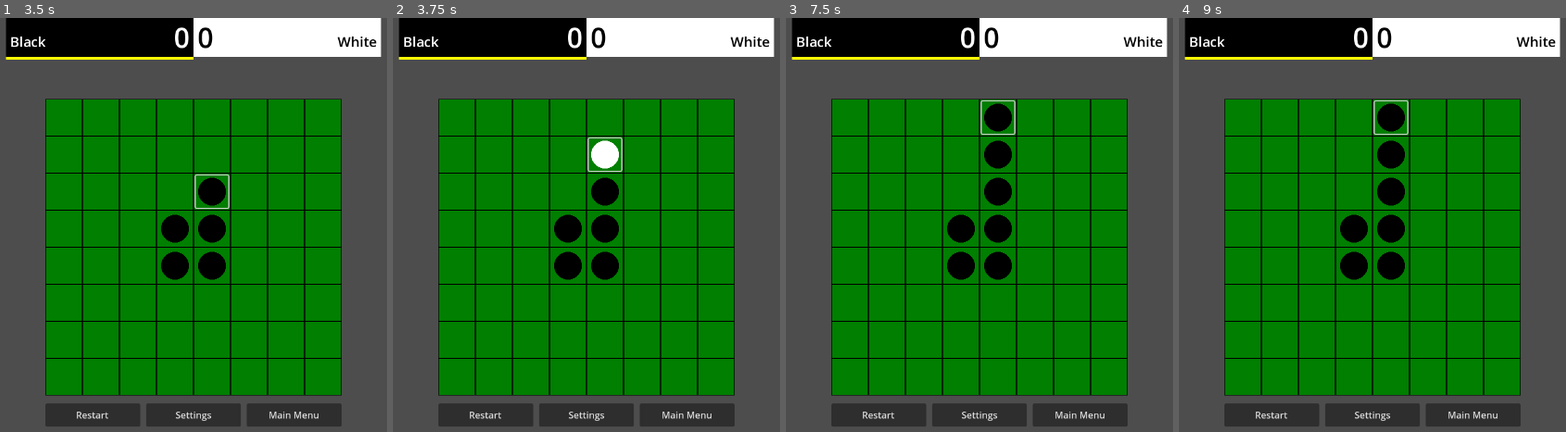
Above: before the commit, frames 1-4 (left to right).
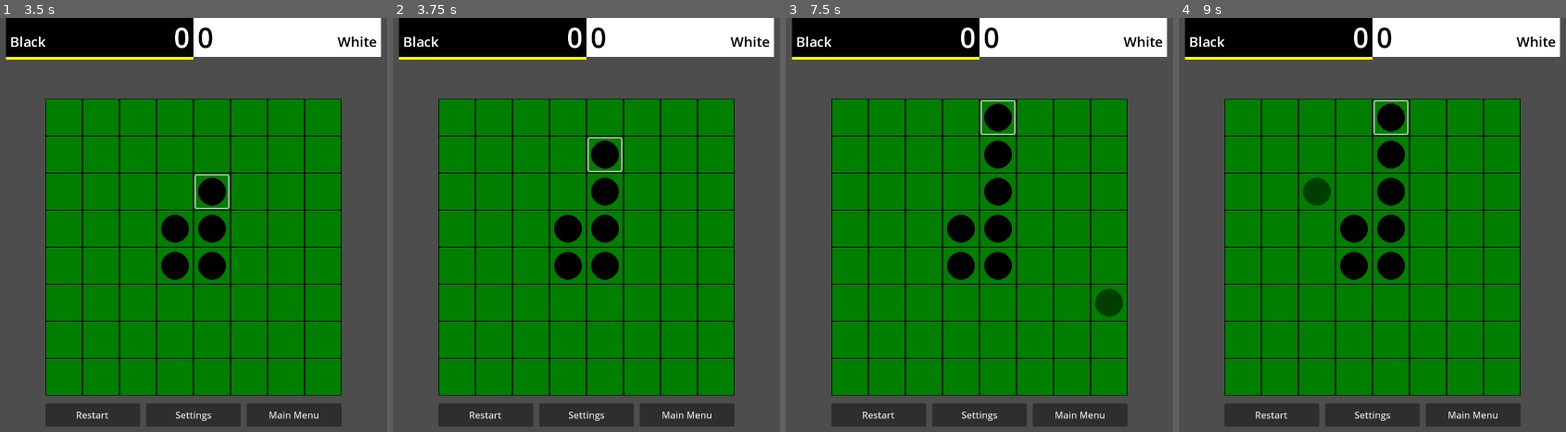
Above: after the commit, the same moments.

Repository: phrasmotica/othello
Game: Godot game, scene res://scenes/game_test.tscn
The game is run twice, just before and just after one commit, with the same random seed, the same clock (stepped at 60 frames per second) and the same inputs. This scene is started directly instead of the project's main scene.
Inputs (mouse positions are in pixels of both pictures, inside the frame that each line leads up to):
- Up to frame 1 (3.5 s): click (92, 415) at 0.5 s, where only the run before the commit has a clickable "Restart"; click (92, 415) at 1.25 s, where only the run before the commit has a clickable "Restart"; click (92, 415) at 2 s, where only the run before the commit has a clickable "Restart"; click (212, 191) at 2.77 s
- Up to frame 2 (3.75 s): click (605, 154) at 3.52 s
- Up to frame 3 (7.5 s): click (998, 117) at 4.27 s; click (1080, 415) at 5 s, where only the run before the commit has a clickable "Main Menu"; click (979, 415) at 5.75 s, where only the run before the commit has a clickable "Settings"; tap Enter at 6.5 s; move the mouse to (940, 307) at 6.52 s; hold C (peek_counter_box) 6.53-7.25 s; click (940, 307) at 6.67 s; tap R (restart_game) at 7.25 s; drag from (outside the picture) to (940, 307) at 7.27 s
- Up to frame 4 (9 s): tap R (restart_game) at 8, 8.75 s; move the mouse to (outside the picture) at 8.02 s; hold C (peek_counter_box) 8.03-8.75 s; click (outside the picture) at 8.17 s; drag from (1411, 225) to (outside the picture) at 8.77 s

Frame 1 is identical in both runs. In frame 2, 0.4% of the frame differs, in the area x 51-59%, y 29-37%; in frame 3, 0.4%; in frame 4, 0.4%.
Error after the commit: Assertion failed. (res://scripts/turn_tracker.gd:33)

Commit message:
Create new scripts for handling cell toggling and calculating whether a colour can play

Diff:
--- a/scenes/3d/othello_game_logic_3d.tscn
+++ b/scenes/3d/othello_game_logic_3d.tscn
@@ -1,28 +1,40 @@
-[gd_scene load_steps=6 format=3 uid="uid://b3axiqvovsmhd"]
+[gd_scene load_steps=8 format=3 uid="uid://b3axiqvovsmhd"]
 
 [ext_resource type="Script" uid="uid://dtjgc407mpgh3" path="res://scripts/3d/othello_game_logic_3d.gd" id="1_npf6s"]
 [ext_resource type="Script" uid="uid://dpt42725pddn0" path="res://scripts/turn_tracker.gd" id="2_1f8ag"]
 [ext_resource type="Script" uid="uid://cu4rk0kb6gu1e" path="res://scripts/othello_score.gd" id="3_3w053"]
 [ext_resource type="Script" uid="uid://bgldw7lgun4h4" path="res://scripts/placement_calculator.gd" id="4_gvn6k"]
+[ext_resource type="Script" uid="uid://cckl4qmamxaj4" path="res://scripts/3d/cell_toggler.gd" id="4_t1fjh"]
 [ext_resource type="Script" uid="uid://voi324so41f4" path="res://scripts/ray_calculator.gd" id="5_o23kq"]
+[ext_resource type="Script" uid="uid://b15f8vhullfdg" path="res://scripts/3d/play_calculator.gd" id="6_fq6kn"]
 
 [node name="OthelloGameLogic3D" type="Node"]
 script = ExtResource("1_npf6s")
 
-[node name="TurnTracker" type="Node" parent="." node_paths=PackedStringArray("placement_calculator")]
+[node name="TurnTracker" type="Node" parent="." node_paths=PackedStringArray("cell_toggler", "play_calculator")]
 unique_name_in_owner = true
 script = ExtResource("2_1f8ag")
-placement_calculator = NodePath("../PlacementCalculator")
+cell_toggler = NodePath("../CellToggler")
+play_calculator = NodePath("../PlayCalculator")
 
 [node name="ScoreTracker" type="Node" parent="."]
 unique_name_in_owner = true
 script = ExtResource("3_3w053")
 
-[node name="PlacementCalculator" type="Node" parent="." node_paths=PackedStringArray("turn_tracker", "ray_calculator")]
+[node name="CellToggler" type="Node" parent="." node_paths=PackedStringArray("placement_calculator")]
+unique_name_in_owner = true
+script = ExtResource("4_t1fjh")
+placement_calculator = NodePath("../PlacementCalculator")
+
+[node name="PlacementCalculator" type="Node" parent="." node_paths=PackedStringArray("ray_calculator")]
 unique_name_in_owner = true
 script = ExtResource("4_gvn6k")
-turn_tracker = NodePath("../TurnTracker")
 ray_calculator = NodePath("../RayCalculator")
+
+[node name="PlayCalculator" type="Node" parent="." node_paths=PackedStringArray("placement_calculator")]
+unique_name_in_owner = true
+script = ExtResource("6_fq6kn")
+placement_calculator = NodePath("../PlacementCalculator")
 
 [node name="RayCalculator" type="Node" parent="."]
 unique_name_in_owner = true
--- /dev/null
+++ b/scripts/3d/cell_toggler.gd
@@ -0,0 +1,26 @@
+class_name CellToggler extends Node
+
+@export
+var placement_calculator: PlacementCalculator
+
+var _board_state: BoardStateData
+
+signal refreshed_cell(idx: int, can_place: bool)
+
+func connect_to_board_3d(board_3d: Board3D) -> void:
+	board_3d.state_changed.connect(_handle_state_changed)
+
+	refreshed_cell.connect(board_3d.enable_cell)
+
+func _handle_state_changed(data: BoardStateData) -> void:
+	_board_state = data
+
+func refresh_for(colour: BoardStateData.CounterType) -> void:
+	# check place-ability under the assumption that we have all of the cells
+	for idx: int in _board_state.cells_data.keys():
+		_refresh_one(colour, idx)
+
+func _refresh_one(colour: BoardStateData.CounterType, idx: int) -> void:
+	var can_place := placement_calculator.can_place(idx, colour)
+
+	refreshed_cell.emit(idx, can_place)
--- a/scripts/3d/othello_game_logic_3d.gd
+++ b/scripts/3d/othello_game_logic_3d.gd
@@ -3,6 +3,12 @@
 
 @export
 var board_3d: Board3D
+
+@onready
+var cell_toggler: CellToggler = %CellToggler
+
+@onready
+var play_calculator: PlayCalculator = %PlayCalculator
 
 func _ready() -> void:
 	_connect_children()
@@ -20,8 +26,14 @@
 
 			score.score_changed.connect(score_changed.emit)
 
+		if cell_toggler:
+			cell_toggler.connect_to_board_3d(board_3d)
+
 		if placement_calculator:
 			placement_calculator.connect_to_board_3d(board_3d)
+
+		if play_calculator:
+			play_calculator.connect_to_board_3d(board_3d)
 
 		if ray_calculator:
 			ray_calculator.connect_to_board_3d(board_3d)
--- /dev/null
+++ b/scripts/3d/play_calculator.gd
@@ -0,0 +1,40 @@
+class_name PlayCalculator extends Node
+
+class AvailablePlays extends Resource:
+	@export
+	var plays: Array[int] = []
+
+	func can_play() -> bool:
+		return plays.size() > 0
+
+@export
+var placement_calculator: PlacementCalculator
+
+var _board_state: BoardStateData
+
+func connect_to_board_3d(board_3d: Board3D) -> void:
+	board_3d.state_changed.connect(_handle_state_changed)
+
+func _handle_state_changed(data: BoardStateData) -> void:
+	_board_state = data
+
+func can_play(colour: BoardStateData.CounterType) -> bool:
+	return _get_plays_for(colour).can_play()
+
+func both_cannot_play() -> bool:
+	return not (
+		can_play(BoardStateData.CounterType.BLACK) or
+		can_play(BoardStateData.CounterType.WHITE)
+	)
+
+func _get_plays_for(colour: BoardStateData.CounterType) -> AvailablePlays:
+	var plays: Array[int] = []
+
+	for idx: int in _board_state.cells_data.keys():
+		if placement_calculator.can_place(idx, colour):
+			plays.append(idx)
+
+	var result := AvailablePlays.new()
+	result.plays = plays
+
+	return result
--- a/scripts/placement_calculator.gd
+++ b/scripts/placement_calculator.gd
@@ -1,70 +1,21 @@
 @tool
 class_name PlacementCalculator extends Node
-
-class AvailablePlays extends Resource:
-	@export
-	var plays: Array[int] = []
-
-	func can_play() -> bool:
-		return plays.size() > 0
-
-@export
-var turn_tracker: TurnTracker
 
 @export
 var ray_calculator: RayCalculator
 
 var _board_state: BoardStateData
 
-signal refreshed_cell(idx: int, can_place: bool)
-
 func connect_to_board(board: Board) -> void:
 	board.state_changed.connect(_handle_state_changed)
-
-	refreshed_cell.connect(board.enable_cell)
 
 func connect_to_board_3d(board_3d: Board3D) -> void:
 	board_3d.state_changed.connect(_handle_state_changed)
 
-	refreshed_cell.connect(board_3d.enable_cell)
-
 func _handle_state_changed(data: BoardStateData) -> void:
 	_board_state = data
 
-func can_play(colour: BoardStateData.CounterType) -> bool:
-	return _get_plays_for(colour).can_play()
-
-func both_cannot_play() -> bool:
-	return not (
-		can_play(BoardStateData.CounterType.BLACK) or
-		can_play(BoardStateData.CounterType.WHITE)
-	)
-
-# HIGH: move all the logic for refreshing the board cells into a new script
-# that sits inside the board scene
-func refresh_for(colour: BoardStateData.CounterType) -> void:
-	# check place-ability under the assumption that we have all of the cells
-	for idx: int in _board_state.cells_data.keys():
-		_refresh_one(colour, idx)
-
-func _refresh_one(colour: BoardStateData.CounterType, idx: int) -> void:
-	var can_place := _can_place(idx, colour)
-
-	refreshed_cell.emit(idx, can_place)
-
-func _get_plays_for(colour: BoardStateData.CounterType) -> AvailablePlays:
-	var plays: Array[int] = []
-
-	for idx: int in _board_state.cells_data.keys():
-		if _can_place(idx, colour):
-			plays.append(idx)
-
-	var result := AvailablePlays.new()
-	result.plays = plays
-
-	return result
-
-func _can_place(idx: int, colour: BoardStateData.CounterType) -> bool:
+func can_place(idx: int, colour: BoardStateData.CounterType) -> bool:
 	var cell_data: BoardCellData = _board_state.cells_data[idx]
 	if cell_data.has_counter():
 		return false
--- a/scripts/turn_tracker.gd
+++ b/scripts/turn_tracker.gd
@@ -12,7 +12,10 @@
 			_broadcast_colour(value)
 
 @export
-var placement_calculator: PlacementCalculator
+var cell_toggler: CellToggler
+
+@export
+var play_calculator: PlayCalculator
 
 const SKIP_TYPES := [TurnType.BLACK_SKIP, TurnType.WHITE_SKIP, TurnType.BOTH_SKIP]
 
@@ -27,7 +30,8 @@
 signal game_ended
 
 func _ready() -> void:
-	assert(placement_calculator)
+	assert(cell_toggler)
+	assert(play_calculator)
 
 	get_tree().root.ready.connect(_start_game)
 
@@ -60,7 +64,7 @@
 	_start_turn()
 
 func _go_to_next_turn() -> void:
-	if placement_calculator.both_cannot_play():
+	if play_calculator.both_cannot_play():
 		print("Both colours cannot play!")
 
 		if _board_3d.is_free():
@@ -87,7 +91,7 @@
 	return BoardStateData.CounterType.BLACK
 
 func _compute_type(colour: BoardStateData.CounterType) -> TurnType:
-	var has_plays := placement_calculator.can_play(colour)
+	var has_plays := play_calculator.can_play(colour)
 	if not has_plays:
 		print("%d cannot play" % colour)
 
@@ -140,4 +144,4 @@
 	if _board_3d:
 		_board_3d.set_next_colour(colour)
 
-	placement_calculator.refresh_for(colour)
+	cell_toggler.refresh_for(colour)
Not shown, added: scripts/3d/cell_toggler.gd.uid
Not shown, added: scripts/3d/play_calculator.gd.uid
